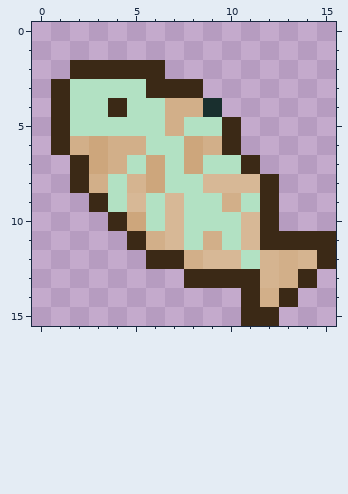
Two states of a pixel-art sprite, mcl_fishing_fish_cooked.png. The picture above was drawn from the file before the commit.
The file is 16x16 pixels. Colours within 5 levels of each other are drawn and written as one.
Now the later version:
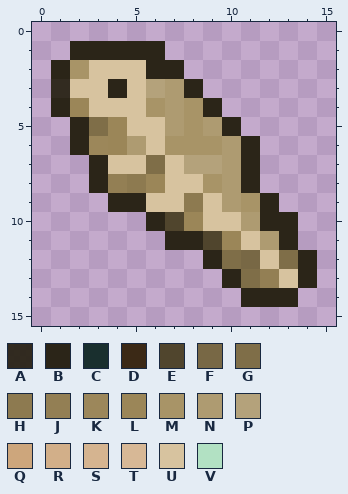
Palette (. is transparent): A #2a2417f2  B #2b2518  C #192f2e  D #3b2916  E #50452d  F #786845  G #7f6e48  H #8d7a50fe  J #937f54  K #9b8658f9  L #9b8658  M #a89467  N #ae9b71  P #b4a27b  Q #cda67c  R #d2af89  S #d5b490  T #d7b896  U #d7c39f  V #b2e1c3
From old to new:
Changed rows in their new state; - is an unchanged pixel.
first column x 1:
 1 -BBBBB---------
 2 BMUUUBB--------
 3 AUUBUPNB-------
 4 BLUUUMNMB------
 5 .BGLUUNMNB-----
 6 .BKLNUMMMNB----
 7 -.BUUGUPPNB----
 8 -.BJHLUUMNB.---
 9 --.BBUUHUNMB---
10 ---..BELUUNBB--
11 ----..BBELUNB..
12 -----...BGFUGB.
13 -------..BGJUB-
14 ----------BBB--
15 ----------..---
Pixel boxes of the changes (left, top, right, bottom) in both pictures:
changed: (51, 41, 336, 326)
